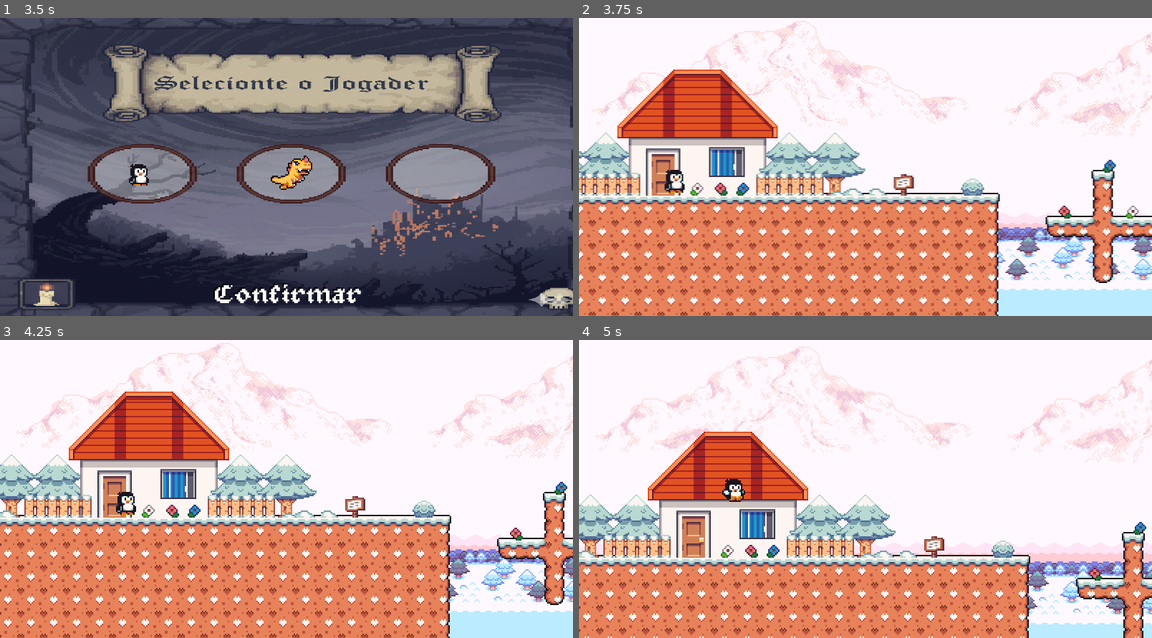
Above: before the commit, frames 1-4 (two rows, left to right).
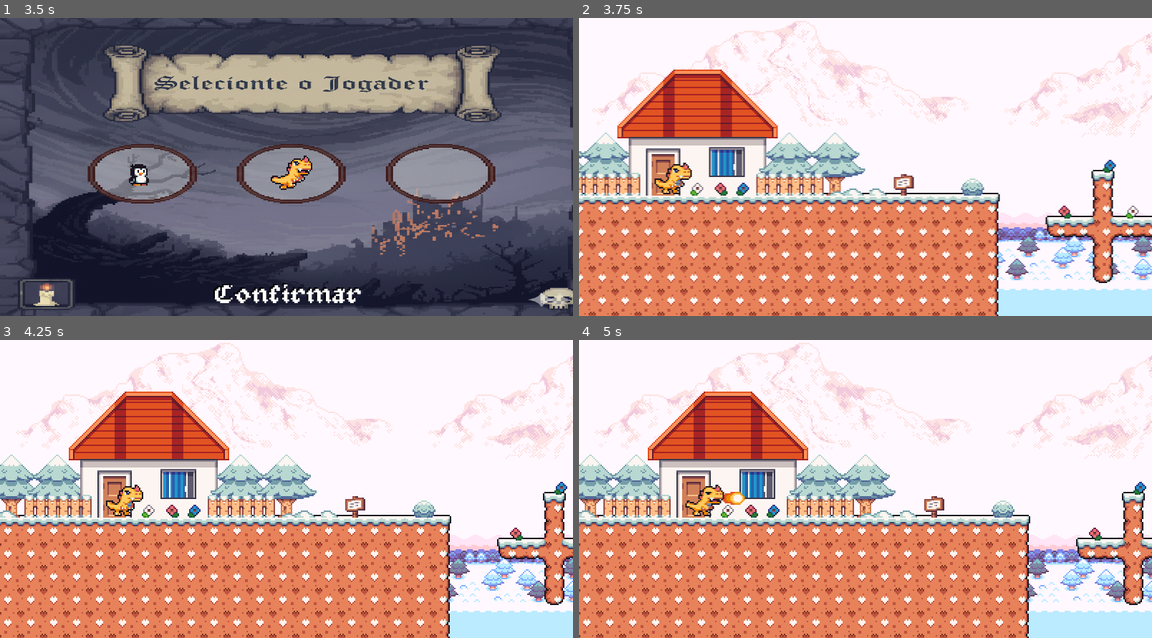
Above: after the commit, the same moments.

Repository: RayanLuca/The-darknees-of-my-thougts
Game: Godot game, scene res://scene/TelaInicial.tscn
Same seed, same stepped clock (60 frames per second), same inputs: the game is played once before the commit and once after it.
Inputs (mouse positions are in pixels of both pictures, inside the frame that each line leads up to):
- Up to frame 1 (3.5 s): click "Selecionar Personagem" at 0.5 s; click (137, 175) at 1.25 s; click (292, 172) at 2.02 s; click (292, 172) at 2.77 s
- Up to frame 2 (3.75 s): click "Confirmar" at 3.5 s
- Up to frame 3 (4.25 s): no input
- Up to frame 4 (5 s): move the mouse to (991, 474) at 4.27 s; hold D (right) from 4.28 s (still down); click (991, 474) at 4.35 s; tap Space (jump) at 4.52 s

Frame 1 is identical in both runs. In frame 2, 0.4% of the frame differs, in the area x 13-20%, y 48-60%; in frame 3, 0.4%; in frame 4, 41%, in the area x 0-100%, y 0-100%.

Commit message:
Atualização

Diff:
--- /dev/null
+++ b/entites/button_grup.tres
@@ -0,0 +1,3 @@
+[gd_resource type="ButtonGroup" format=3 uid="uid://cdylemvdqtfic"]
+
+[resource]
--- a/scene/select_player.gd
+++ b/scene/select_player.gd
@@ -5,20 +5,16 @@
 @onready var player_button = $PlayerButton
 @onready var walter_button = $WalterButton
 
-func _ready():
+func _ready() -> void:
 	print("Tela de seleção carregada")
 
-func _on_player_button_toggled(button_pressed: bool) -> void:
-	if button_pressed:
-		walter_button.button_pressed = false
-		personagem_selecionado = "player"
-		print("Player selecionado")
+func _on_player_button_pressed() -> void:
+	personagem_selecionado = "player"
+	print("Player selecionado")
 
-func _on_walter_button_toggled(button_pressed: bool) -> void:
-	if button_pressed:
-		player_button.button_pressed = false
-		personagem_selecionado = "walter"
-		print("Walter selecionado")
+func _on_walter_button_pressed() -> void:
+	personagem_selecionado = "walter"
+	print("Walter selecionado")
 
 func _on_confirmation_button_pressed() -> void:
 	print("Confirmar clicado")
--- a/scene/select_player.tscn
+++ b/scene/select_player.tscn
@@ -4,6 +4,7 @@
 [ext_resource type="Texture2D" uid="uid://b87acd16wkrcp" path="res://sprites/Gemini_Generated_Image_b29fzwb29fzwb29f.png" id="2_0qhj7"]
 [ext_resource type="Texture2D" uid="uid://c87mopftxkxjv" path="res://sprites/1 - Penguin/Standing (16 x 16).png" id="2_ugvkj"]
 [ext_resource type="Texture2D" uid="uid://dridjjqfumpk7" path="res://sprites/4 - Percy/Falling (32 x 32).png" id="3_0qhj7"]
+[ext_resource type="ButtonGroup" uid="uid://cdylemvdqtfic" path="res://entites/button_grup.tres" id="3_rbw5i"]
 [ext_resource type="Texture2D" uid="uid://bq7kywndgmukl" path="res://sprites/1 - Penguin/Looking_Off (16 x 16).png" id="4_c0o0t"]
 [ext_resource type="FontFile" uid="uid://drqvt8b360x3t" path="res://sprites/NotJamBlkltr13.ttf" id="5_c0o0t"]
 [ext_resource type="Texture2D" uid="uid://cjae3fx03eo4t" path="res://sprites/4 - Percy/Jump (32 x 32).png" id="6_qr0g0"]
@@ -60,10 +61,13 @@
 offset_top = 101.0
 offset_right = 105.0
 offset_bottom = 118.0
+toggle_mode = true
+button_group = ExtResource("3_rbw5i")
 texture_normal = ExtResource("2_ugvkj")
+texture_pressed = ExtResource("4_c0o0t")
 texture_hover = ExtResource("4_c0o0t")
 
-[node name="WalterButton2" type="TextureButton" parent="." unique_id=1175020324]
+[node name="WalterButton" type="TextureButton" parent="." unique_id=1175020324]
 layout_mode = 1
 anchors_preset = 8
 anchor_left = 0.5
@@ -76,12 +80,12 @@
 offset_bottom = 20.0
 grow_horizontal = 2
 grow_vertical = 2
+toggle_mode = true
 action_mode = 0
+button_group = ExtResource("3_rbw5i")
 texture_normal = ExtResource("3_0qhj7")
 texture_pressed = ExtResource("6_qr0g0")
 texture_hover = ExtResource("6_qr0g0")
-texture_disabled = ExtResource("6_qr0g0")
-texture_focused = ExtResource("6_qr0g0")
 
 [node name="Label" type="Label" parent="." unique_id=2092747908]
 layout_mode = 1
@@ -114,5 +118,5 @@
 flat = true
 
 [connection signal="pressed" from="PlayerButton" to="." method="_on_player_button_pressed"]
-[connection signal="pressed" from="WalterButton2" to="." method="_on_walter_button_2_pressed"]
+[connection signal="pressed" from="WalterButton" to="." method="_on_walter_button_pressed"]
 [connection signal="pressed" from="Label/ConfirmationButton" to="." method="_on_confirmation_button_pressed"]
